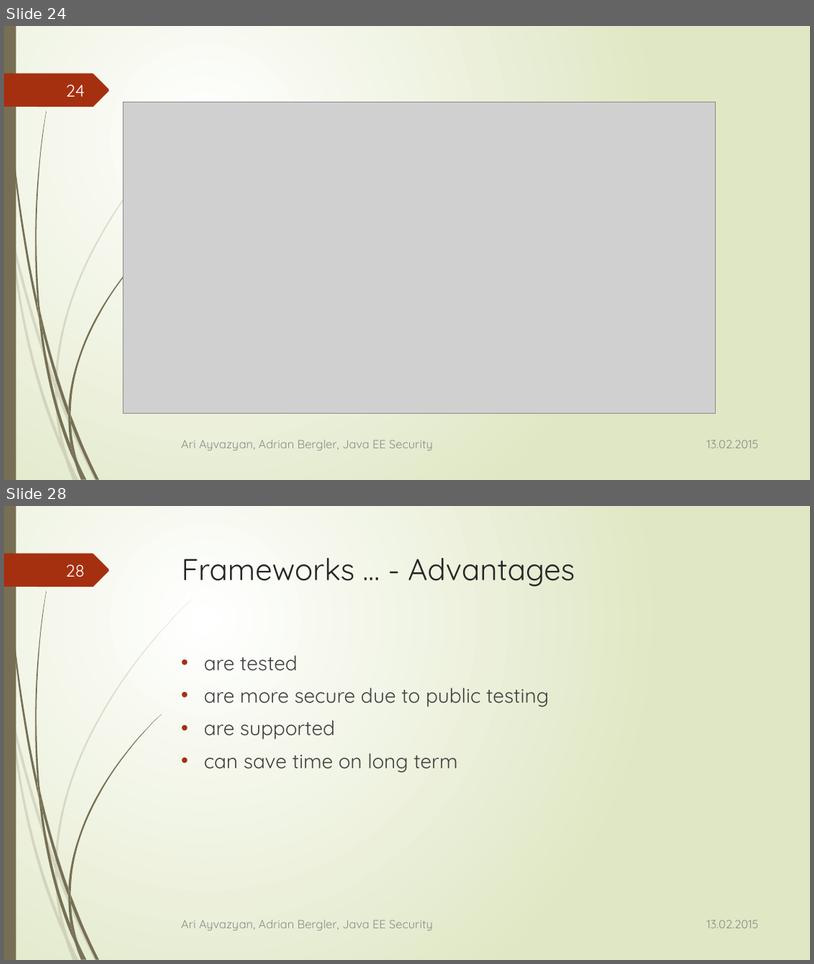
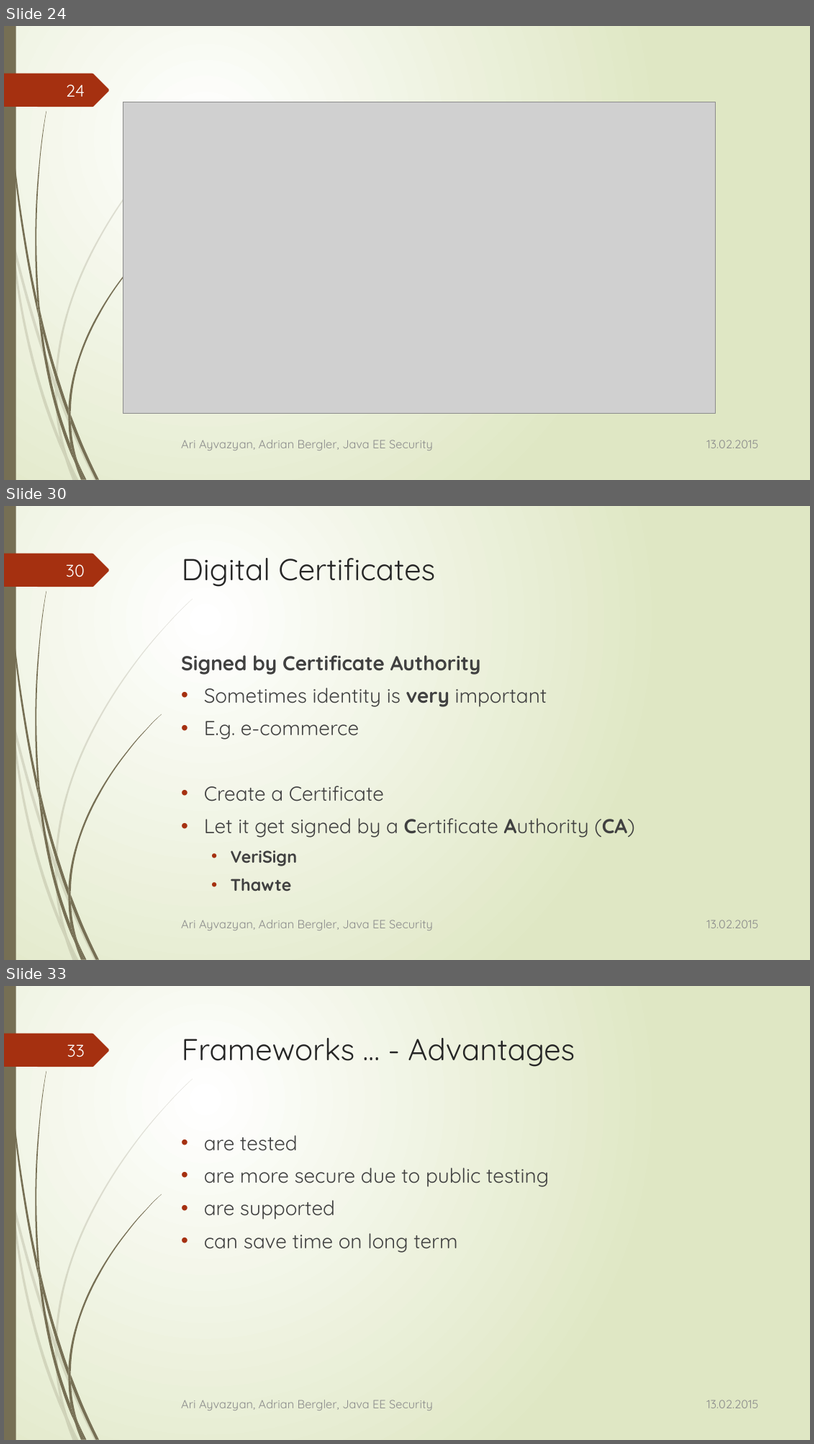
Before and after one commit to aayvazyan-tgm/JavaEESecurityExample, a slide deck: doc/Java EE - Security.pptx. Shown one above the other, each under a label of ours: slides 24 and 28 before the commit, slides 24, 30 and 33 after it; the slides between them are not shown. The pictures are 814x964 and 814x1444 pixels, drawn with LibreOffice and Linux fonts; fonts in the diff are those of the drawing; grey boxes stand for pictures. Boxes give left, top, right and bottom in pixels: in the first picture for what was removed or moved away, otherwise in the second. Text is boxed around its words. In the diff, an @@ line names an element or a change of style, - is before the commit and + after.

```diff
--- a/doc/Java EE - Security.pptx
+++ b/doc/Java EE - Security.pptx
@@ slide 30 added at box(4, 506, 810, 960), background gradient #FFFFFF to #DFE8C4; not listed: 24 template elements that a slide beside it also shows @@
@@ page number added at box(66, 564, 85, 577), 20 pt, text #FEFFFF @@
+30
@@ title added at box(182, 558, 435, 587), 36 pt, text #262626 @@
+Digital Certificates
@@ text added at box(181, 655, 635, 890), 24 pt, text #404040 @@
+Signed by Certificate Authority
+• Sometimes identity is very important
+• E.g. e-commerce
+• Create a Certificate
+• Let it get signed by a Certificate Authority (CA)
+  • VeriSign
+  • Thawte
@@ text added at box(181, 919, 433, 930), 14 pt, text #8C8C8C @@
+Ari Ayvazyan, Adrian Bergler, Java EE Security
@@ text added at box(707, 919, 759, 928), 14 pt, text #8C8C8C @@
+13.02.2015
@@ what was slide 28 is now slide 33 @@
@@ page number at box(67, 1044, 85, 1057): text changed @@
-28
+33
```
Also in this commit, not shown: 8 slides changed, 4 other slides added.
